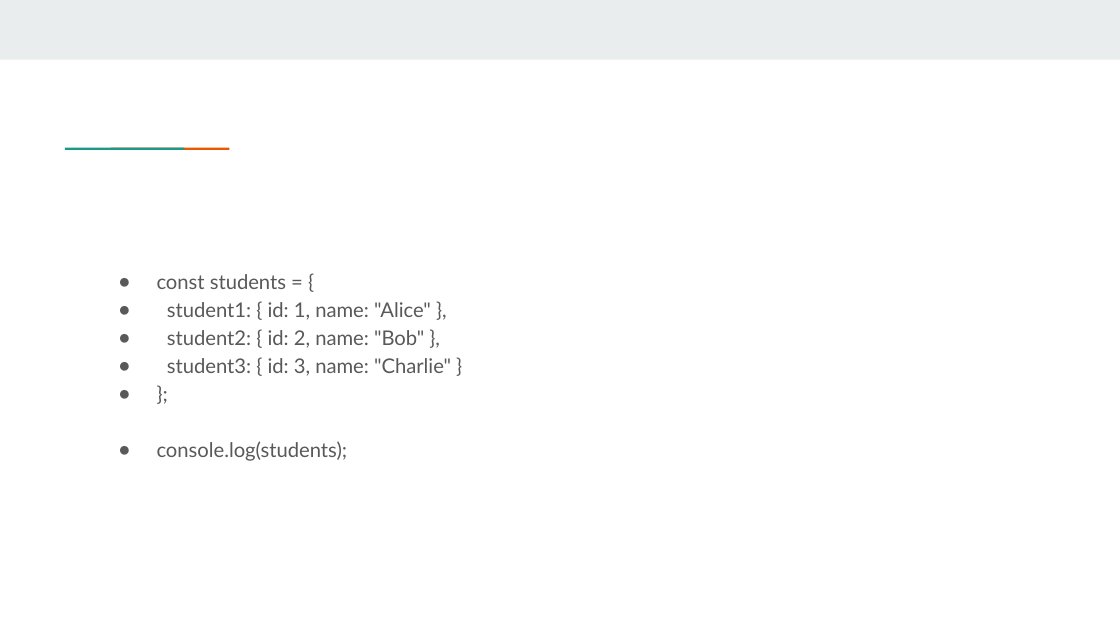
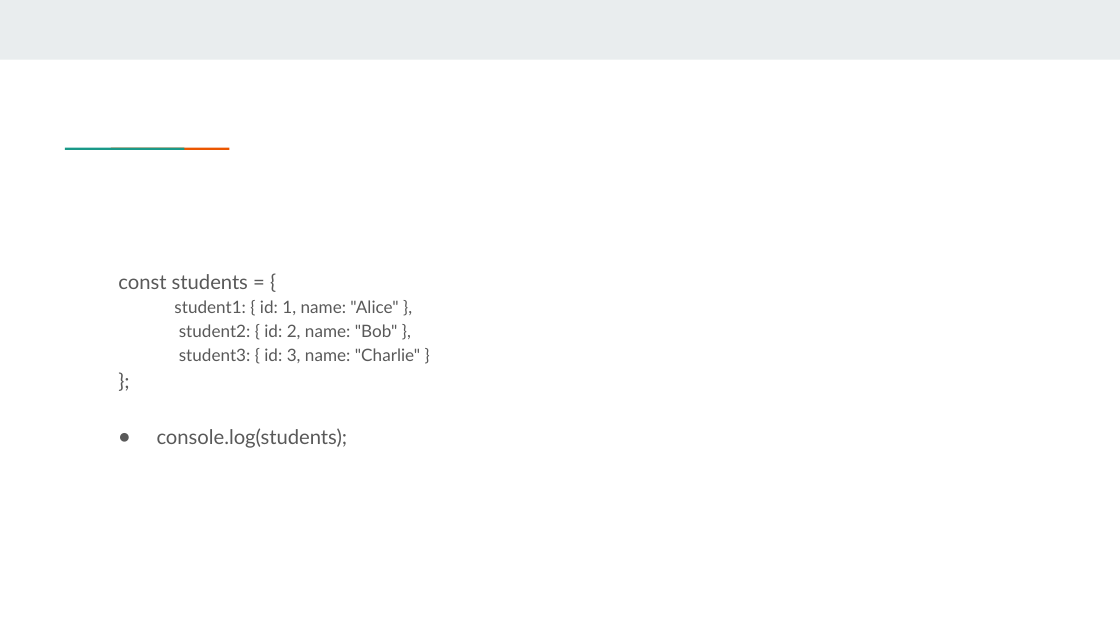
Before and after one commit to nsolaf1/Web_Development, a slide deck: slide 11 of Lessons/Lesson 6 Data Structures_ Objects and Arrays.pptx (slide 10 before the commit). Drawn at 1120x630 pixels with LibreOffice and Linux fonts; fonts in the diff are those of the drawing. Boxes give left, top, right and bottom in pixels: in the first picture for what was removed or moved away, otherwise in the second. Text is boxed around its words. In the diff, an @@ line names an element or a change of style, - is before the commit and + after.

```diff
--- a/Lessons/Lesson 6 Data Structures_ Objects and Arrays.pptx
+++ b/Lessons/Lesson 6 Data Structures_ Objects and Arrays.pptx
@@ text at [118, 274, 420, 363]: size 13 to 11 pt in "student1: { id: 1, name: "Alice" },", "student2: { id: 2, name: "Bob" },", "student3: { id: 3, name: "Charlie" }"; bullet ● to none; list level 1 to 2 in "student1: { id: 1, name: ..."; list level 1 to 2 in "student2: { id: 2, name: ..."; list level 1 to 2 in "student3: { id: 3, name: ..." @@
```
Also in this commit, not shown: 2 other slides changed, 1 slide added, 2 other files.
